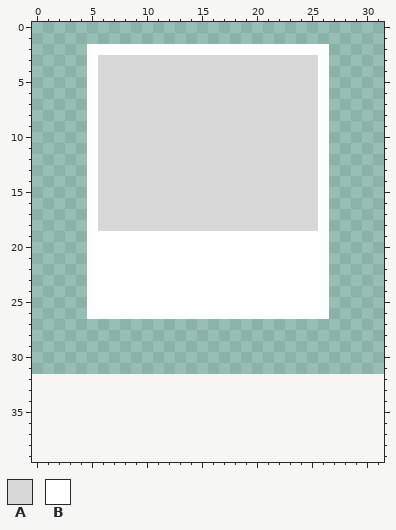
A pixel-art sprite gets an edit: sprites/sCart/72d53eb4-cb1f-4c24-8dea-739546b6c75e.png. This is how it looked before the edit.
The file is 32x32 pixels. The old version is drawn lined up with the new one, on the new canvas.
Palette (. is transparent): A #d7d7d7  B #ffffff
After:
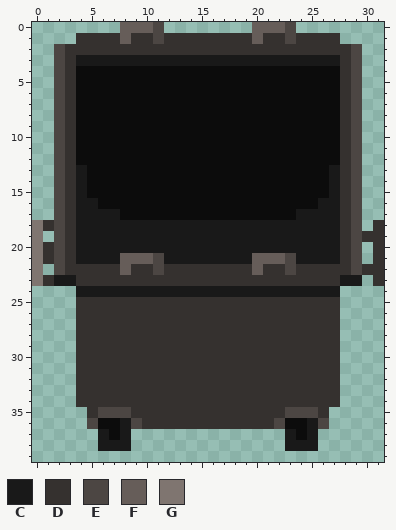
Colours new in this view: C #191919  D #35312f  E #4c4643  F #665d59  G #7f7570
Edits made:
canvas 32x32 -> 32x40
colour A: #d7d7d7 -> #0c0c0c
Changed rows in their new state; - is a pixel that keeps its letter.
first column x 0:
 0 --------FFFE--------FFFE--------
 1 ----DDDDFDDEDDDDDDDDFDDEDDDD----
 2 --EDDDDDDDDDDDDDDDDDDDDDDDDDDE--
 3 --EDCCCCCCCCCCCCCCCCCCCCCCCCDE--
 4 --EDAA--------------------AADE--
 5 --EDAA--------------------AADE--
 6 --EDAA--------------------AADE--
 7 --EDAA--------------------AADE--
 8 --EDAA--------------------AADE--
 9 --EDAA--------------------AADE--
10 --EDAA--------------------AADE--
11 --EDAA--------------------AADE--
12 --EDAA--------------------AADE--
13 --EDCA--------------------ACDE--
14 --EDCA--------------------ACDE--
15 --EDCA--------------------ACDE--
16 --EDCC--------------------CCDE--
17 --EDCCCC----------------CCCCDE--
18 GDEDCCCCCCCCCCCCCCCCCCCCCCCCDE-D
19 G-EDCCCCCCCCCCCCCCCCCCCCCCCCDEDD
20 GDEDCCCCCCCCCCCCCCCCCCCCCCCCDE-D
21 GDEDCCCCFFFECCCCCCCCFFFECCCCDE-D
22 G-EDDDDDFDDEDDDDDDDDFDDEDDDDDEDD
23 GDCCDDDDDDDDDDDDDDDDDDDDDDDDCC-D
24 ----CCCCCCCCCCCCCCCCCCCCCCCC----
25 ----DDDDDDDDDDDDDDDDDDDDDDDD----
26 ----DDDDDDDDDDDDDDDDDDDDDDDD----
27 ----DDDDDDDDDDDDDDDDDDDDDDDD----
28 ----DDDDDDDDDDDDDDDDDDDDDDDD----
29 ----DDDDDDDDDDDDDDDDDDDDDDDD----
30 ----DDDDDDDDDDDDDDDDDDDDDDDD----
31 ----DDDDDDDDDDDDDDDDDDDDDDDD----
32 ----DDDDDDDDDDDDDDDDDDDDDDDD----
33 ----DDDDDDDDDDDDDDDDDDDDDDDD----
34 ----DDDDDDDDDDDDDDDDDDDDDDDD----
35 -----DEEEDDDDDDDDDDDDDDEEED-----
36 -----EAACEDDDDDDDDDDDDEAACE-----
37 ------CAC--------------CAC------
38 ------CCC--------------CCC------
Changed places in both pictures, as pixel boxes (x1, y1, x2, y2):
changed: (32, 22, 384, 451)
